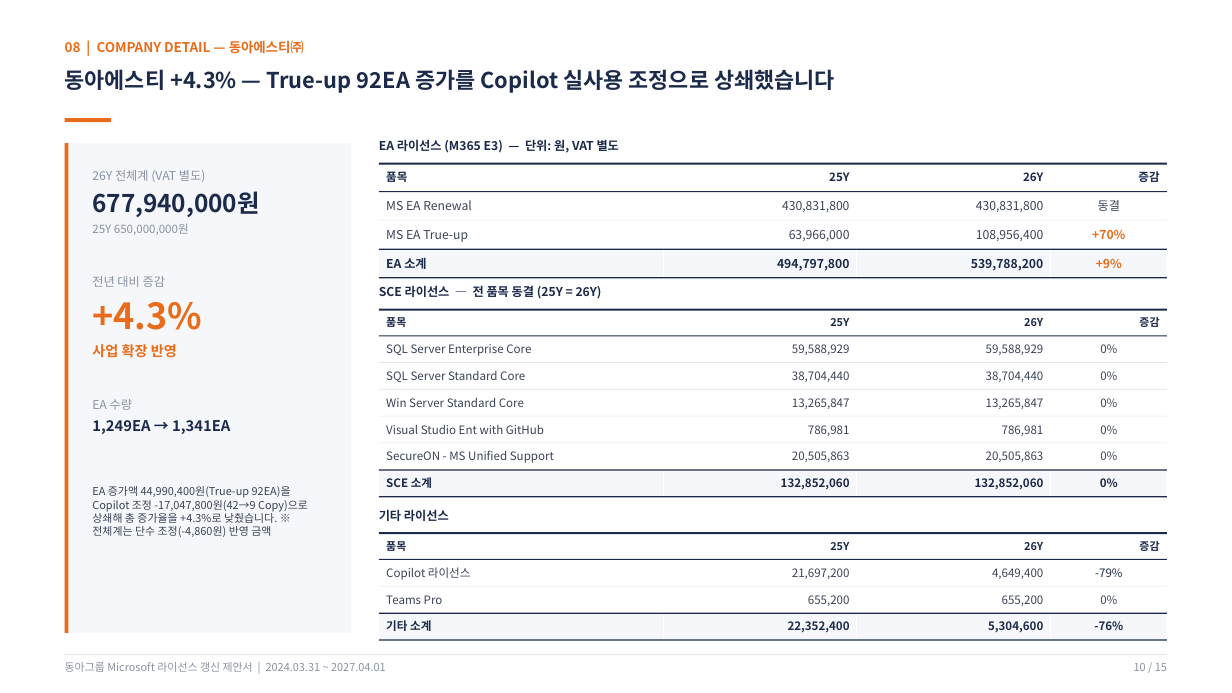
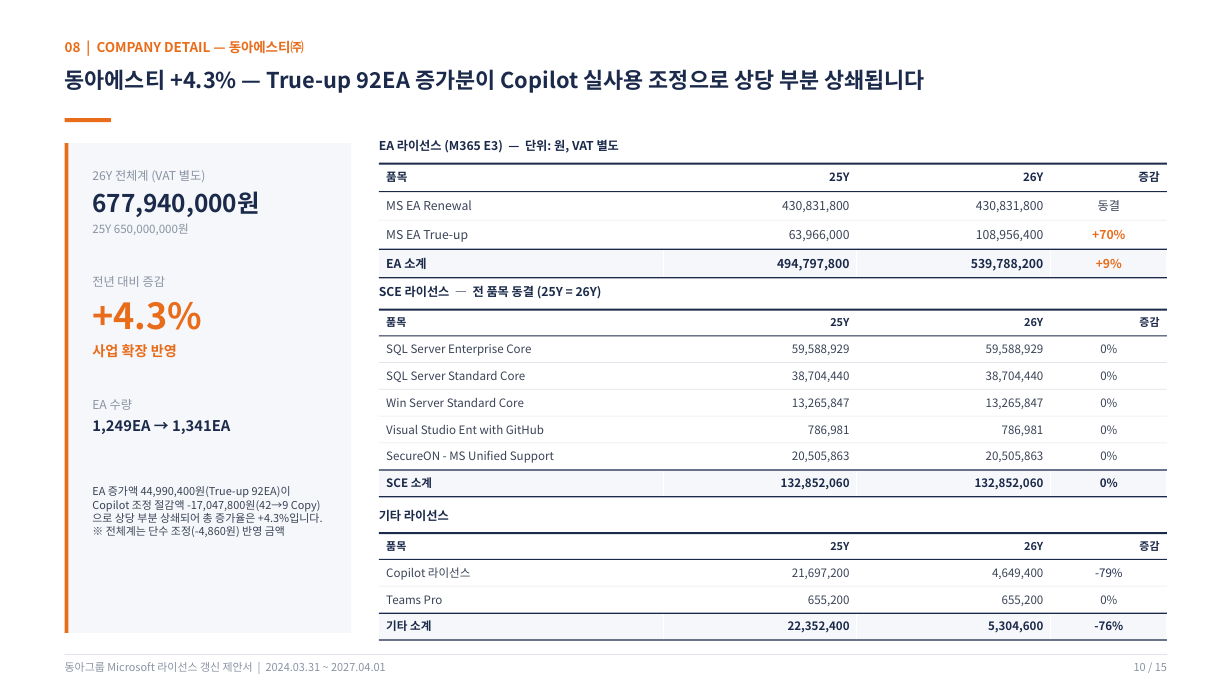
Before and after one commit to mss881024-dev/first-project, a slide deck: slide 10 of docs/ea-renewal-proposal/동아그룹_Microsoft_라이선스_갱신제안서_2026.pptx. Drawn at 1232x693 pixels with LibreOffice and Linux fonts; fonts in the diff are those of the drawing. Boxes give left, top, right and bottom in pixels: in the first picture for what was removed or moved away, otherwise in the second. Text is boxed around its words. In the diff, an @@ line names an element or a change of style, - is before the commit and + after.

```diff
--- a/docs/ea-renewal-proposal/동아그룹_Microsoft_라이선스_갱신제안서_2026.pptx
+++ b/docs/ea-renewal-proposal/동아그룹_Microsoft_라이선스_갱신제안서_2026.pptx
@@ text at (x1=65, y1=69, x2=925, y2=93): text changed @@
-동아에스티 +4.3% — True-up 92EA 증가를 Copilot 실사용 조정으로 상쇄했습니다
+동아에스티 +4.3% — True-up 92EA 증가분이 Copilot 실사용 조정으로 상당 부분 상쇄됩니다
@@ text at (x1=92, y1=486, x2=323, y2=537): text changed @@
-EA 증가액 44,990,400원(True-up 92EA)을 Copilot 조정 -17,047,800원(42→9 Copy)으로 상쇄해 총 증가율을 +4.3%로 낮췄습니다. ※ 전체계는 단수 조정(-4,860원) 반영 금액
+EA 증가액 44,990,400원(True-up 92EA)이 Copilot 조정 절감액 -17,047,800원(42→9 Copy)으로 상당 부분 상쇄되어 총 증가율은 +4.3%입니다. ※ 전체계는 단수 조정(-4,860원) 반영 금액
```
Also in this commit, not shown: 5 other slides changed, 2 other files.
